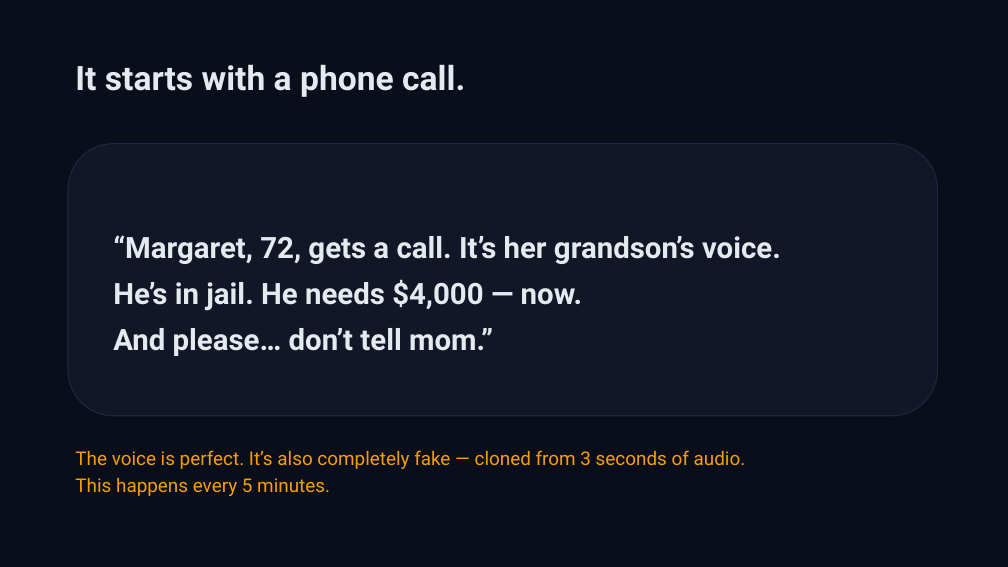
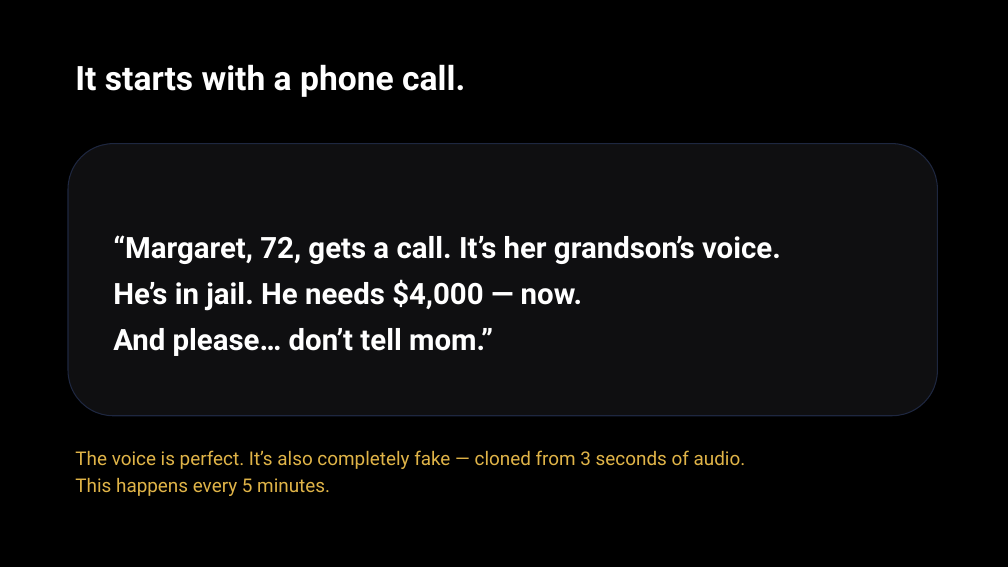
Before and after one commit to TUMO-MOGAME/Beyond-Tomorrow-Summit-AI-Future-Tech-Ecosystem-, a slide deck: slide 2 of docs/Aegis_Pitch_Deck.pptx. Drawn at 1008x567 pixels with LibreOffice and Linux fonts; fonts in the diff are those of the drawing. Boxes give left, top, right and bottom in pixels: in the first picture for what was removed or moved away, otherwise in the second. Text is boxed around its words. In the diff, an @@ line names an element or a change of style, - is before the commit and + after.

```diff
--- a/docs/Aegis_Pitch_Deck.pptx
+++ b/docs/Aegis_Pitch_Deck.pptx
@@ rectangle at (0, 0, 1008, 567): fill #0A0E1A to #000000 @@
@@ text "It starts with a phone ..." at (75, 64, 465, 97): text colour #E5E9F0 to #FFFFFF @@
@@ rounded rectangle at (68, 144, 938, 416): fill #111726 to #0F0F11 @@
@@ text "“Margaret, 72, gets a call. ..." at (113, 235, 781, 356): text colour #E5E9F0 to #FFFFFF @@
@@ text "The voice is perfect. It’s ..." at (75, 450, 746, 496): text colour #F59E0B to #E0B448 @@
```
Also in this commit, not shown: 9 other slides changed, 15 other files.
